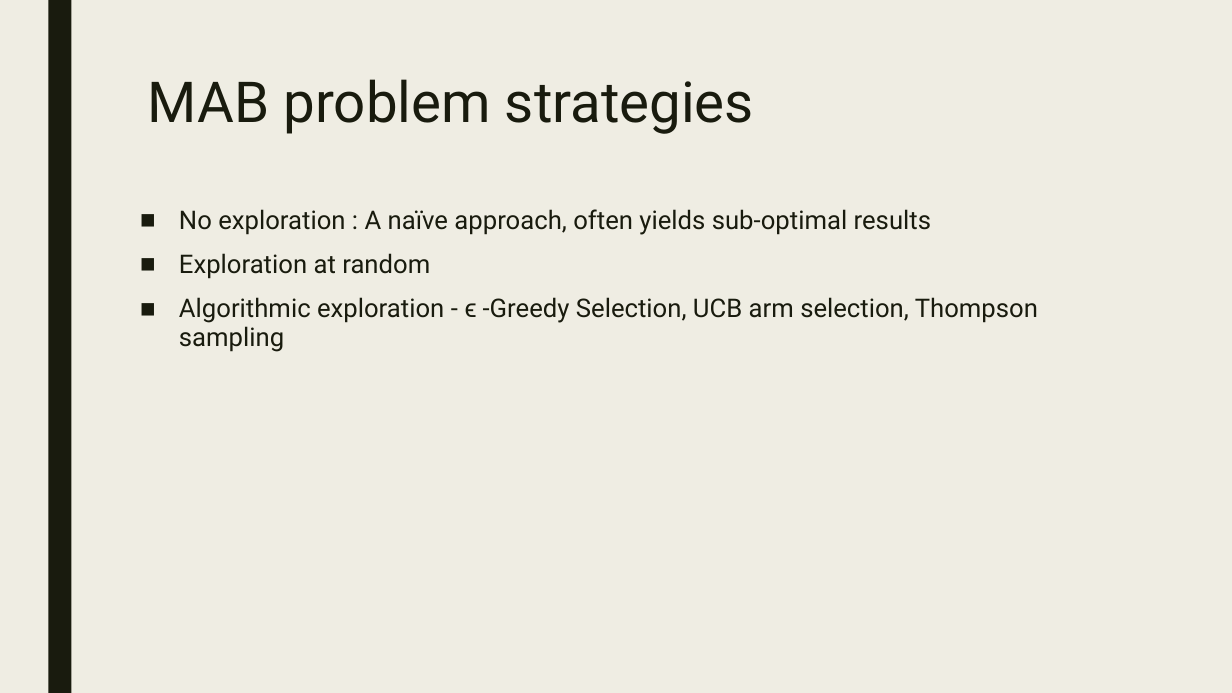
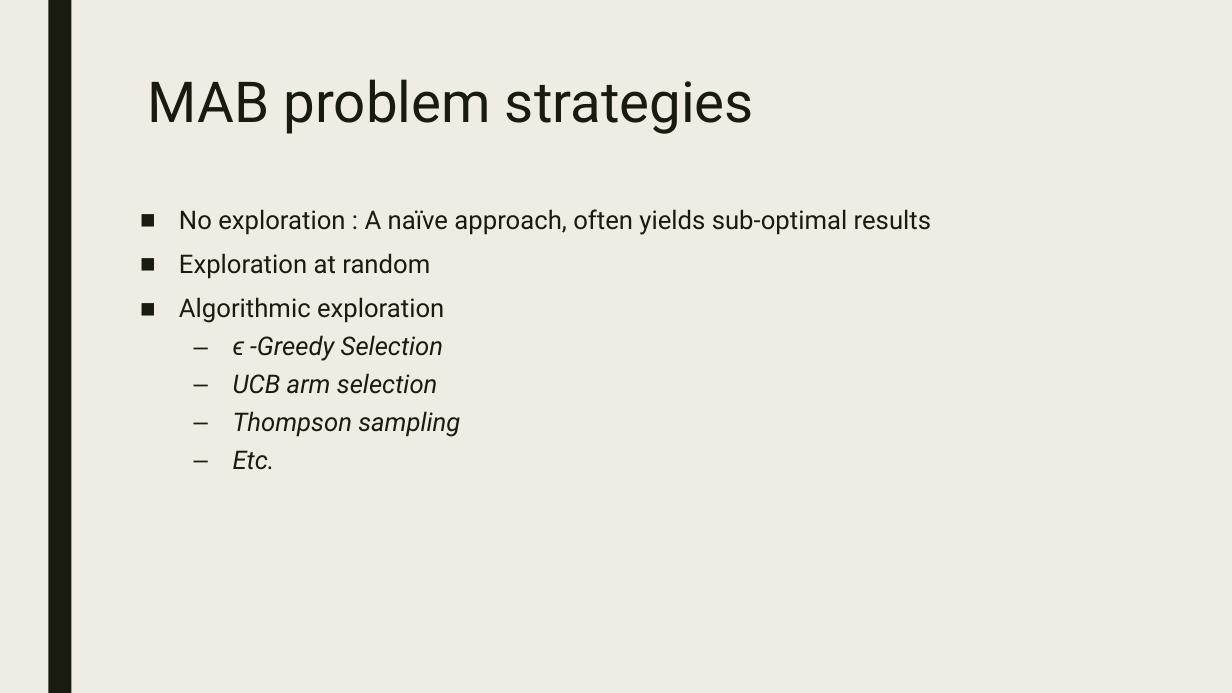
Before and after one commit to CourseReps/ECEN689-Fall2018, a slide deck: slide 10 of Students/mason-rumuly/tutorial/Thompson Sampling.pptx (slide 12 before the commit). Drawn at 1232x693 pixels with LibreOffice and Linux fonts; fonts in the diff are those of the drawing. Boxes give left, top, right and bottom in pixels: in the first picture for what was removed or moved away, otherwise in the second. Text is boxed around its words. In the diff, an @@ line names an element or a change of style, - is before the commit and + after.

```diff
--- a/Students/mason-rumuly/tutorial/Thompson Sampling.pptx
+++ b/Students/mason-rumuly/tutorial/Thompson Sampling.pptx
@@ text at <box>179,297,460,470</box>: text changed; italic on @@
-■ Algorithmic exploration - ϵ -Greedy Selection, UCB arm selection, Thompson sampling
+■ Algorithmic exploration
+  – ϵ -Greedy Selection
+  – UCB arm selection
+  – Thompson sampling
+  – Etc.
```
Also in this commit, not shown: 5 other slides changed, 2 slides added, 2 slides removed, 2 other files.
